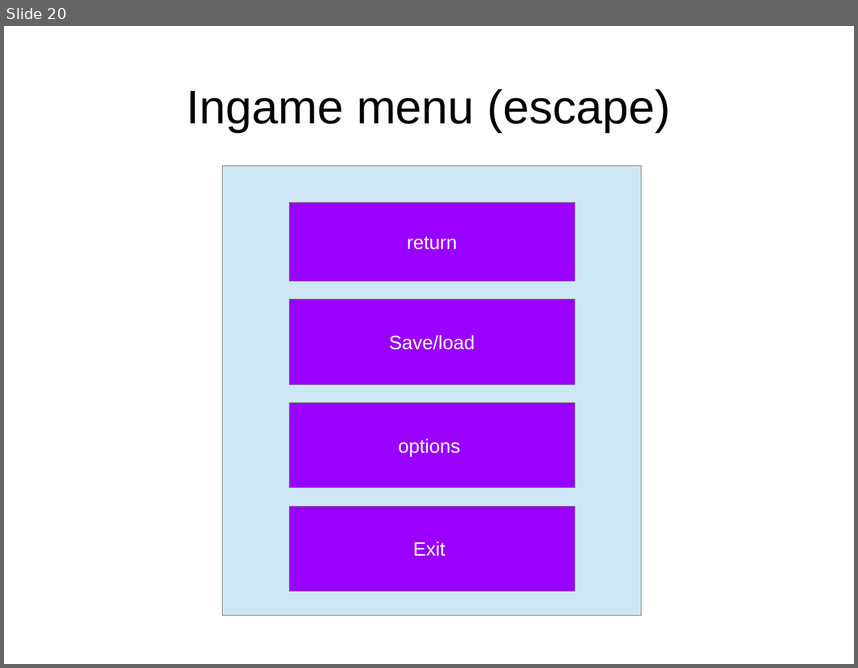
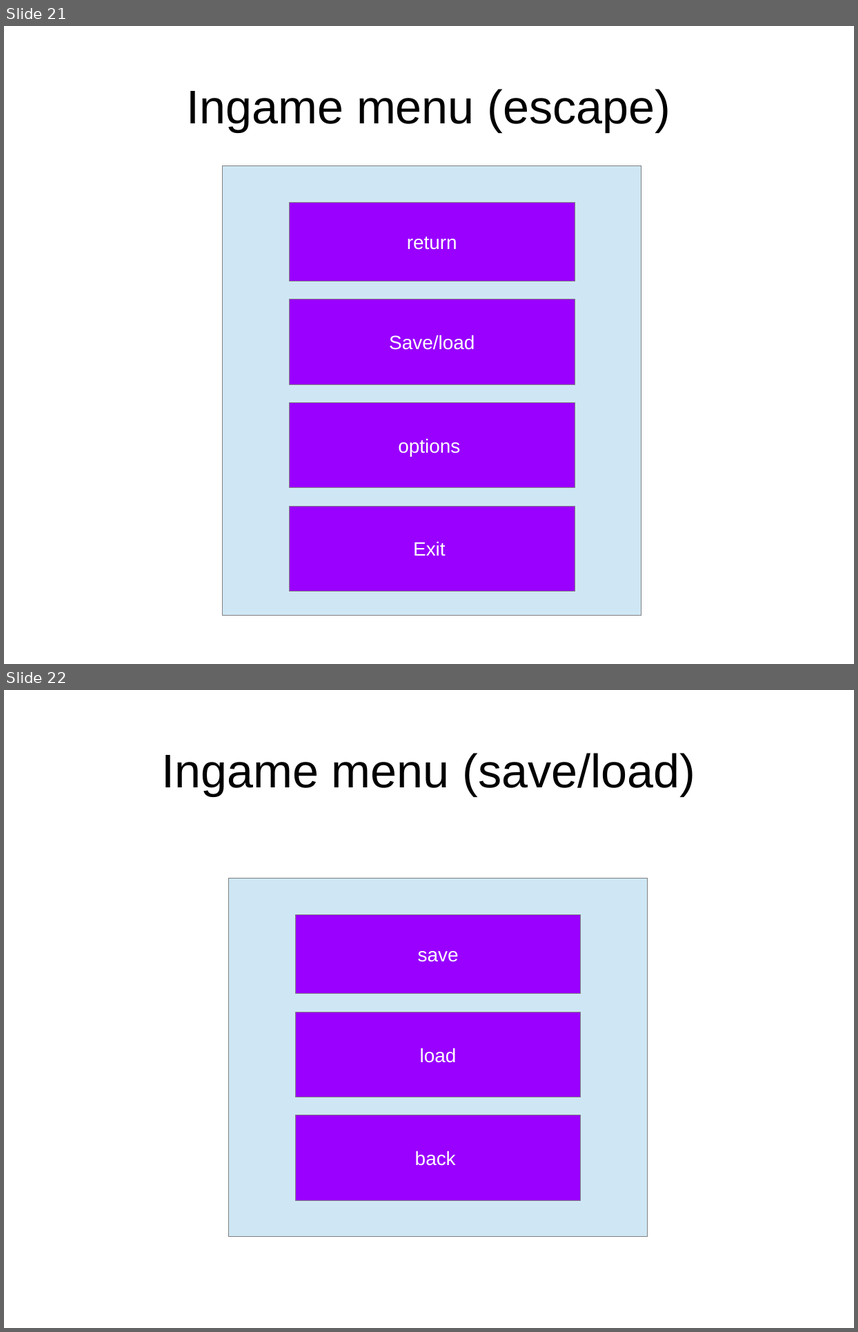
Before and after one commit to idolord/CryptDuel, a slide deck: documentation/interface CDC.odp. Shown one above the other, each under a label of ours: slide 20 before the commit, slides 21 and 22 after it. The pictures are 858x668 and 858x1332 pixels, drawn with LibreOffice and Linux fonts; fonts in the diff are those of the drawing. Boxes give left, top, right and bottom in pixels: in the first picture for what was removed or moved away, otherwise in the second. Text is boxed around its words. In the diff, an @@ line names an element or a change of style, - is before the commit and + after.

```diff
--- a/documentation/interface CDC.odp
+++ b/documentation/interface CDC.odp
@@ slide 22 added at (4, 690, 854, 1328), background #FFFFFF @@
@@ title added at (161, 753, 696, 796), 44 pt, text #000000 @@
+Ingame menu (save/load)
@@ rectangle added at (228, 878, 647, 1237), fill #CFE7F5, outline #808080 0 pt @@
@@ rectangle added at (296, 914, 581, 993), fill #9900FF, outline #808080 0 pt, 18 pt, text #FFFFFF @@
+save
@@ rectangle added at (296, 1012, 581, 1096), fill #9900FF, outline #808080 0 pt, 18 pt, text #FFFFFF @@
+load
@@ rectangle added at (296, 1115, 581, 1200), fill #9900FF, outline #808080 0 pt, 18 pt, text #FFFFFF @@
+back
@@ what was slide 20 is now slide 21 @@
```
Also in this commit, not shown: 4 other slides added.
